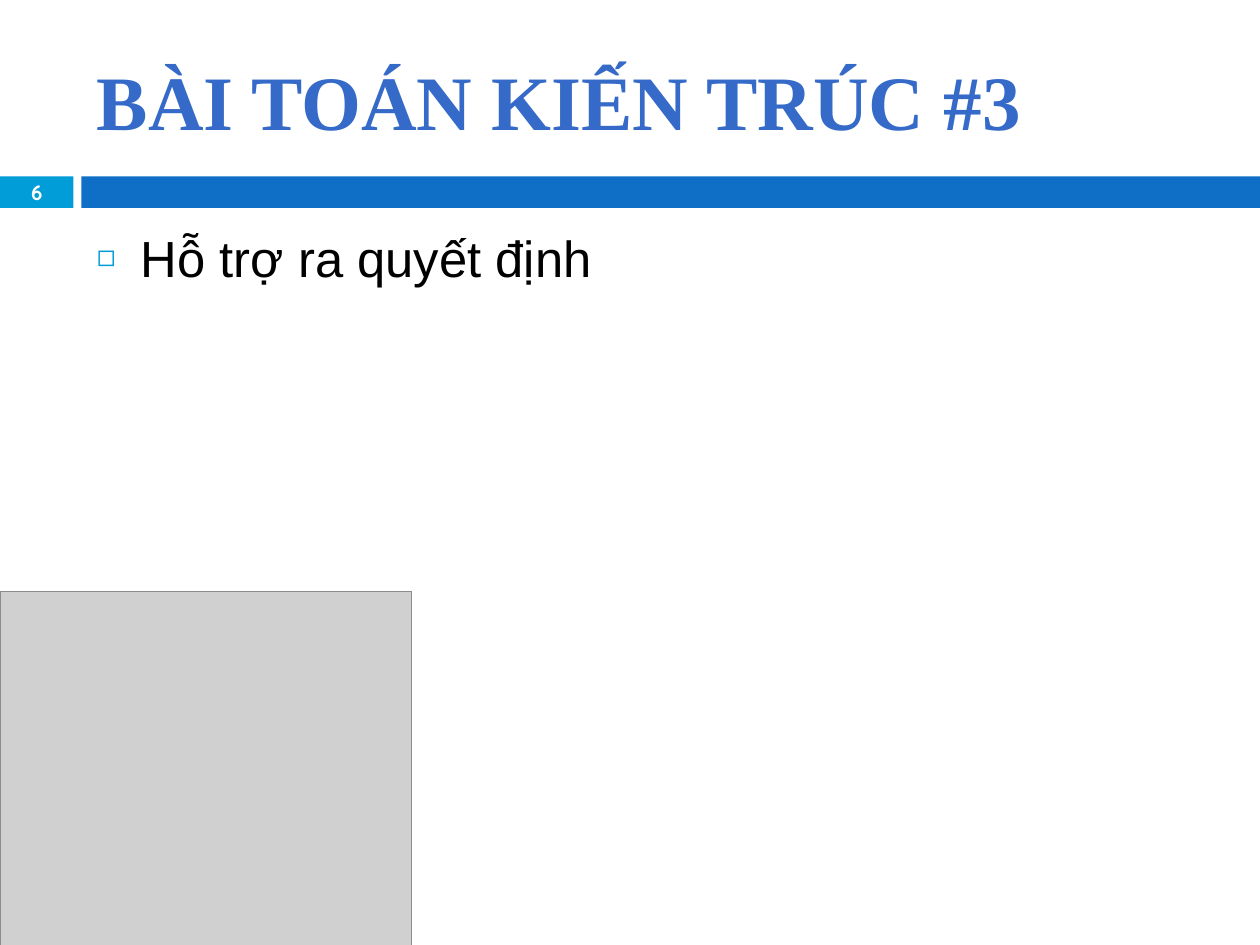
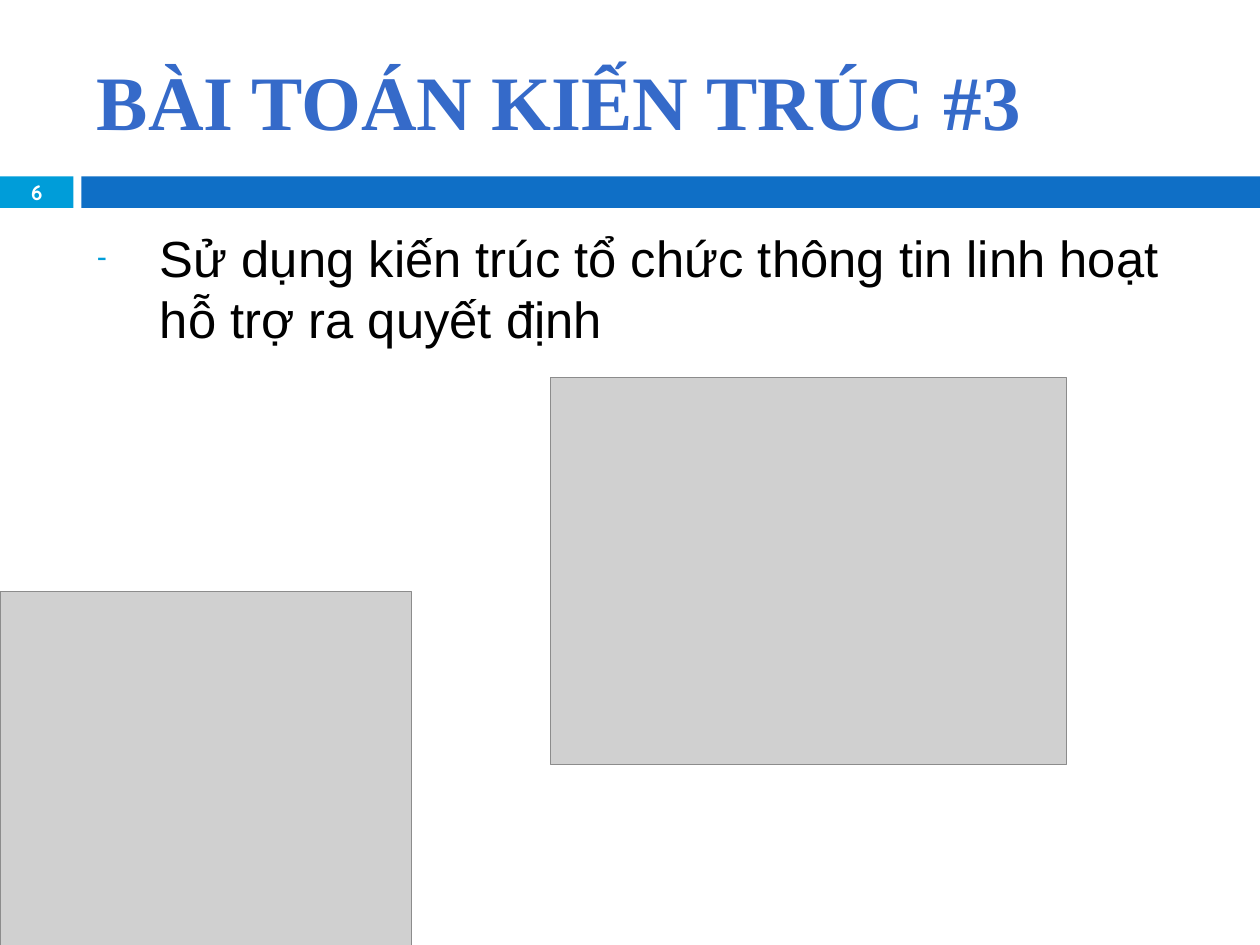
Before and after one commit to khanhduy94/jobzoom, a slide deck: slide 6 of Documents/JobZoom Presentation.pptx. Drawn at 1260x945 pixels with LibreOffice and Linux fonts; fonts in the diff are those of the drawing; grey boxes stand for pictures; background and template pictures are left out. Boxes give left, top, right and bottom in pixels: in the first picture for what was removed or moved away, otherwise in the second. Text is boxed around its words. In the diff, an @@ line names an element or a change of style, - is before the commit and + after.

```diff
--- a/Documents/JobZoom Presentation.pptx
+++ b/Documents/JobZoom Presentation.pptx
@@ text at [160,237,1159,348]: text changed @@
-◻ Hỗ trợ ra quyết định
+– Sử dụng kiến trúc tổ chức thông tin linh hoạt hỗ trợ ra quyết định
@@ picture added at [551,378,1066,765] @@
```
Also in this commit, not shown: 11 other slides changed, 3 slides added.
